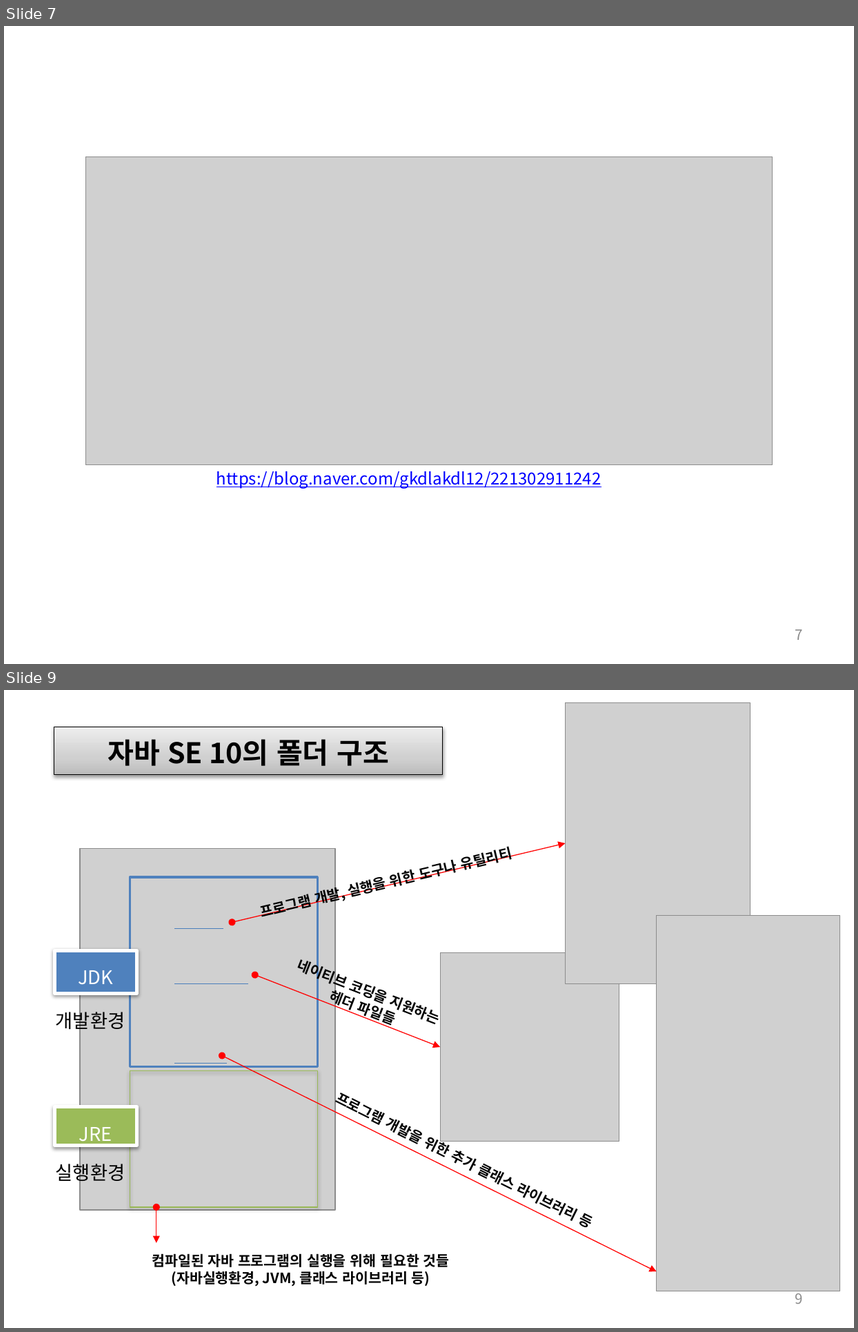
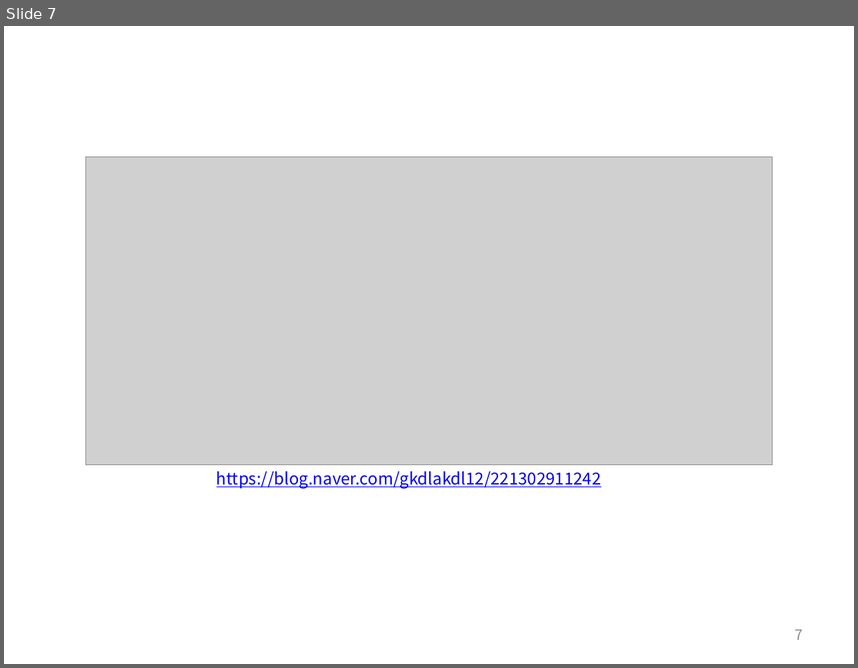
Before and after one commit to histime7/2018JavaClassroom, a slide deck: 수업자료/05_자바 프로그램의 기본 구조.pptx. Shown one above the other, each under a label of ours: slides 7 and 9 before the commit, slide 7 after it; the slides between them are not shown. The pictures are 858x1332 and 858x668 pixels, drawn with LibreOffice and Linux fonts; fonts in the diff are those of the drawing; grey boxes stand for pictures. Boxes give left, top, right and bottom in pixels: in the first picture for what was removed or moved away, otherwise in the second. Text is boxed around its words. In the diff, an @@ line names an element or a change of style, - is before the commit and + after.

```diff
--- a/수업자료/05_자바 프로그램의 기본 구조.pptx
+++ b/수업자료/05_자바 프로그램의 기본 구조.pptx
@@ slide 9 removed at (4,690,854,1328), background #FFFFFF @@
@@ picture removed at (565,702,751,983) @@
@@ rectangle removed at (54,727,443,775) @@
-자바 SE 10의 폴더 구조
@@ rectangle removed at (248,826,555,915) @@
-프로그램 개발, 실행을 위한 도구나 유틸리티
@@ picture removed at (80,848,335,1210) @@
@@ double arrow removed from (232, 922) to (565, 843) @@
@@ rectangle removed at (130,877,317,1067) @@
@@ picture removed at (657,915,840,1291) @@
@@ line removed from (175, 928) to (223, 928) @@
@@ rectangle removed at (54,950,136,993) @@
-JDK
@@ rectangle removed at (254,942,479,1054) @@
-네이티브 코딩을 지원하는
-헤더 파일들
@@ picture removed at (440,953,619,1141) @@
@@ double arrow removed from (254, 975) to (440, 1047) @@
@@ line removed from (175, 983) to (248, 983) @@
@@ text removed at (56,1008,125,1032) @@
-개발환경
@@ double arrow removed from (223, 1056) to (657, 1272) @@
@@ rectangle removed at (130,1071,317,1207) @@
@@ line removed from (175, 1063) to (227, 1063) @@
@@ rectangle removed at (286,1063,643,1256) @@
-프로그램 개발을 위한 추가 클래스 라이브러리 등
@@ rectangle removed at (54,1107,136,1145) @@
-JRE
@@ text removed at (56,1161,125,1185) @@
-실행환경
@@ double arrow removed from (156, 1207) to (156, 1243) @@
@@ text removed at (152,1253,450,1285) @@
-컴파일된 자바 프로그램의 실행을 위해 필요한 것들
-(자바실행환경, JVM, 클래스 라이브러리 등)
@@ page number removed at (795,1289,803,1303) @@
-9
```
Also in this commit, not shown: 1 slide changed, 2 slides added, 3 other slides removed, 12 other files.
